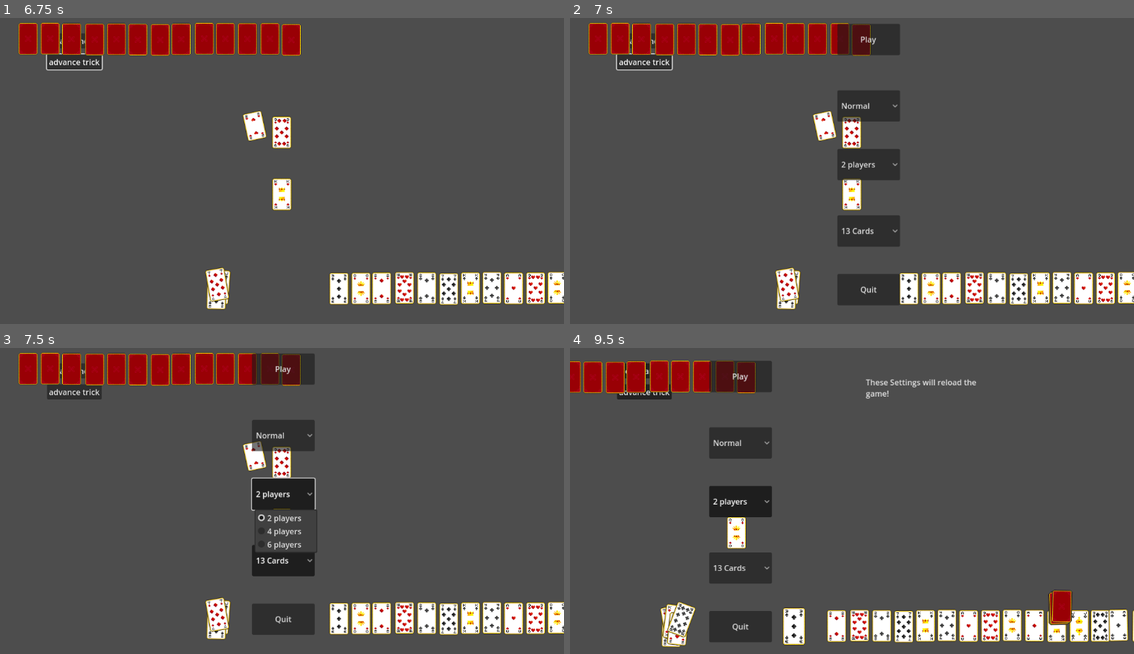
Above: before the commit, frames 1-4 (two rows, left to right).
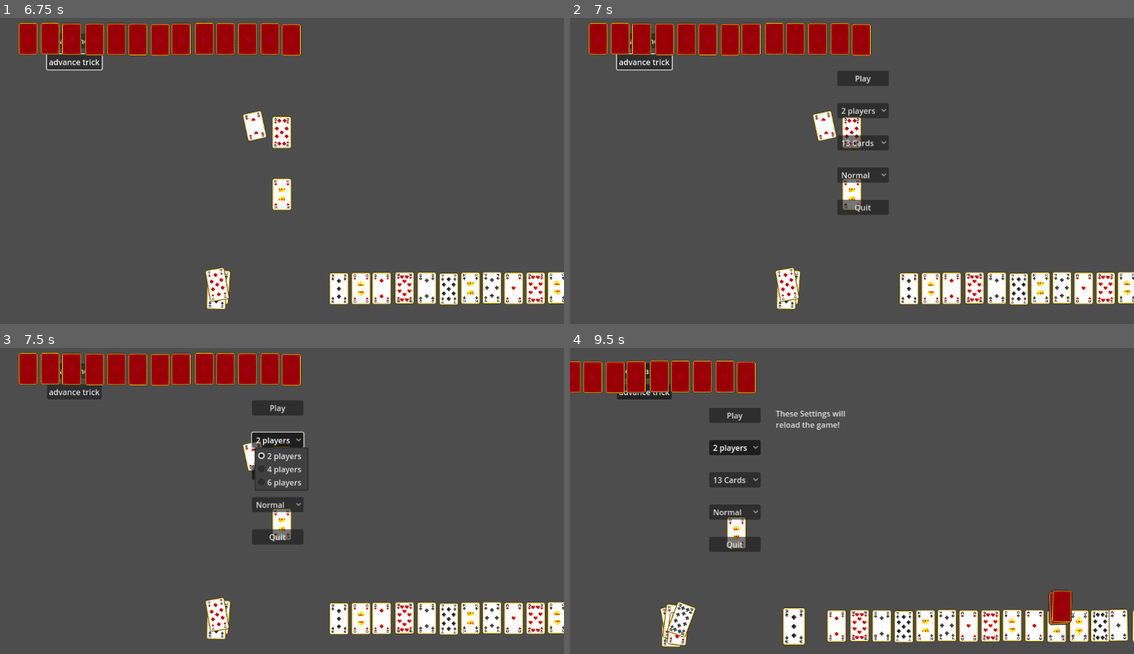
Above: after the commit, the same moments.

Repository: gneeqo/CardInterface2
Game: Godot game, scene res://Game Logic/Scenes/main.tscn
Two runs of this game, one before a commit and one after it. Both use one fixed random seed, a clock stepped at 60 frames per second and the inputs below.
Inputs (mouse positions are in pixels of both pictures, inside the frame that each line leads up to):
- Up to frame 1 (6.75 s): click "Deal Hand" at 0.5 s; click "advance trick" at 1.25 s; click "Deal Hand" at 2 s; click "advance trick" at 2.75 s; click "Deal Hand" at 3.5 s; click "advance trick" at 4.25 s; move the mouse to (456, 278) at 5.02 s; tap A (Automate) at 5.1, 6.6 s; tap Enter at 5.75 s; move the mouse to (270, 290) at 5.77 s; click (270, 290) at 5.85 s; move the mouse to (287, 241) at 6.52 s
- Up to frame 2 (7 s): no input
- Up to frame 3 (7.5 s): click "2 players" at 7.25 s
- Up to frame 4 (9.5 s): move the mouse to (908, 617) at 8.02 s; click (908, 617) at 8.1 s; click "13 Cards" at 8.75 s

Frame 1 is identical in both runs. In frame 2, 6.1% of the frame differs, in the area x 47-59%, y 1-94%; in frame 3, 6.2%; in frame 4, 6.7%, in the area x 24-73%, y 4-97%.

Commit message:
better menu

Diff:
--- a/Game Logic/Scenes/menu.tscn
+++ b/Game Logic/Scenes/menu.tscn
@@ -15,30 +15,22 @@
 offset_bottom = 656.0
 script = ExtResource("1_lti8b")
 
-[node name="Resume" type="Button" parent="Control" groups=["resume_button"]]
+[node name="VBoxContainer" type="VBoxContainer" parent="Control"]
 layout_mode = 0
 offset_left = 512.0
-offset_top = 32.0
-offset_right = 640.0
-offset_bottom = 96.0
+offset_top = 128.0
+offset_right = 617.0
+offset_bottom = 423.0
+theme_override_constants/separation = 35
+
+[node name="Resume" type="Button" parent="Control/VBoxContainer" groups=["resume_button"]]
+layout_mode = 2
 text = "Play"
 script = ExtResource("2_ouk20")
 metadata/_custom_type_script = "uid://lr60ipim4mka"
 
-[node name="Quit" type="Button" parent="Control"]
-layout_mode = 0
-offset_left = 512.0
-offset_top = 544.0
-offset_right = 640.0
-offset_bottom = 608.0
-text = "Quit"
-
-[node name="PlayerNumber" type="OptionButton" parent="Control" groups=["auto_selectable"]]
-layout_mode = 0
-offset_left = 512.0
-offset_top = 288.0
-offset_right = 640.0
-offset_bottom = 352.0
+[node name="PlayerNumber" type="OptionButton" parent="Control/VBoxContainer" groups=["auto_selectable"]]
+layout_mode = 2
 selected = 0
 item_count = 3
 popup/item_0/text = "2 players"
@@ -49,12 +41,8 @@
 popup/item_2/id = 2
 script = ExtResource("3_btpsg")
 
-[node name="CardNum" type="OptionButton" parent="Control" groups=["auto_selectable"]]
-layout_mode = 0
-offset_left = 512.0
-offset_top = 424.0
-offset_right = 640.0
-offset_bottom = 488.0
+[node name="CardNum" type="OptionButton" parent="Control/VBoxContainer" groups=["auto_selectable"]]
+layout_mode = 2
 selected = 0
 item_count = 2
 popup/item_0/text = "13 Cards"
@@ -64,12 +52,8 @@
 script = ExtResource("3_btpsg")
 metadata/_custom_type_script = "uid://b4fp3fw8l5mpo"
 
-[node name="PlaySpeed" type="OptionButton" parent="Control"]
-layout_mode = 0
-offset_left = 512.0
-offset_top = 168.0
-offset_right = 640.0
-offset_bottom = 232.0
+[node name="PlaySpeed" type="OptionButton" parent="Control/VBoxContainer"]
+layout_mode = 2
 selected = 1
 item_count = 4
 popup/item_0/text = "Slow"
@@ -82,26 +66,30 @@
 popup/item_3/id = 3
 script = ExtResource("3_btpsg")
 
+[node name="Quit" type="Button" parent="Control/VBoxContainer"]
+layout_mode = 2
+text = "Quit"
+
 [node name="ReloadWarning" type="RichTextLabel" parent="Control"]
 modulate = Color(1, 1, 1, 0)
-layout_mode = 0
-offset_left = 832.0
-offset_top = 64.0
-offset_right = 1062.0
-offset_bottom = 294.0
+layout_mode = 2
+offset_left = 648.0
+offset_top = 128.0
+offset_right = 848.0
+offset_bottom = 220.0
 text = "These Settings will reload the game!"
 fit_content = true
 
-[connection signal="pressed" from="Control/Resume" to="Control/Resume" method="_on_pressed"]
-[connection signal="self_pressed" from="Control/Resume" to="Control" method="_on_resume_self_pressed"]
-[connection signal="pressed" from="Control/Quit" to="Control" method="_on_quit_pressed"]
-[connection signal="item_selected" from="Control/PlayerNumber" to="Control/PlayerNumber" method="_on_item_selected"]
-[connection signal="self_pressed" from="Control/PlayerNumber" to="Control" method="_on_player_number_self_pressed"]
-[connection signal="self_selected_item" from="Control/PlayerNumber" to="Control" method="_on_player_number_self_selected_item"]
-[connection signal="toggled" from="Control/PlayerNumber" to="Control/PlayerNumber" method="_on_toggled"]
-[connection signal="item_selected" from="Control/CardNum" to="Control/CardNum" method="_on_item_selected"]
-[connection signal="self_selected_item" from="Control/CardNum" to="Control" method="_on_card_num_self_selected_item"]
-[connection signal="item_selected" from="Control/PlaySpeed" to="Control/PlaySpeed" method="_on_item_selected"]
-[connection signal="self_pressed" from="Control/PlaySpeed" to="Control" method="_on_play_speed_self_pressed"]
-[connection signal="self_selected_item" from="Control/PlaySpeed" to="Control" method="_on_play_speed_self_selected_item"]
-[connection signal="toggled" from="Control/PlaySpeed" to="Control/PlaySpeed" method="_on_toggled"]
+[connection signal="pressed" from="Control/VBoxContainer/Resume" to="Control/VBoxContainer/Resume" method="_on_pressed"]
+[connection signal="self_pressed" from="Control/VBoxContainer/Resume" to="Control" method="_on_resume_self_pressed"]
+[connection signal="item_selected" from="Control/VBoxContainer/PlayerNumber" to="Control/VBoxContainer/PlayerNumber" method="_on_item_selected"]
+[connection signal="self_pressed" from="Control/VBoxContainer/PlayerNumber" to="Control" method="_on_player_number_self_pressed"]
+[connection signal="self_selected_item" from="Control/VBoxContainer/PlayerNumber" to="Control" method="_on_player_number_self_selected_item"]
+[connection signal="toggled" from="Control/VBoxContainer/PlayerNumber" to="Control/VBoxContainer/PlayerNumber" method="_on_toggled"]
+[connection signal="item_selected" from="Control/VBoxContainer/CardNum" to="Control/VBoxContainer/CardNum" method="_on_item_selected"]
+[connection signal="self_selected_item" from="Control/VBoxContainer/CardNum" to="Control" method="_on_card_num_self_selected_item"]
+[connection signal="item_selected" from="Control/VBoxContainer/PlaySpeed" to="Control/VBoxContainer/PlaySpeed" method="_on_item_selected"]
+[connection signal="self_pressed" from="Control/VBoxContainer/PlaySpeed" to="Control" method="_on_play_speed_self_pressed"]
+[connection signal="self_selected_item" from="Control/VBoxContainer/PlaySpeed" to="Control" method="_on_play_speed_self_selected_item"]
+[connection signal="toggled" from="Control/VBoxContainer/PlaySpeed" to="Control/VBoxContainer/PlaySpeed" method="_on_toggled"]
+[connection signal="pressed" from="Control/VBoxContainer/Quit" to="Control" method="_on_quit_pressed"]
--- a/Game Logic/Scripts/Menus/menu_functions.gd
+++ b/Game Logic/Scripts/Menus/menu_functions.gd
@@ -7,6 +7,9 @@
 var initial_hand_size_index:int
 
 var reload_level: bool = false
+
+var reload_due_to_player_num = false
+var reload_due_to_hand_size = false
 
 
 func _ready():
@@ -24,7 +27,7 @@
 
 func _on_resume_self_pressed() -> void:
 	if level_loader.menu_done_moving:
-		if reload_level:
+		if reload_due_to_hand_size or reload_due_to_player_num:
 			level_loader.load_scene_at_index(new_player_number_index)
 		level_loader.dispose_main_menu()
 
@@ -37,15 +40,16 @@
 func _on_player_number_self_selected_item(index: int) -> void:
 	new_player_number_index = index
 	if index != initial_player_number_index:
-		reload_level = true
+		reload_due_to_player_num = true
 		var fade_in = BehaviorFactory.fade(1,0.2)
 		fade_in.globalList = 1
 		$ReloadWarning.add_child(fade_in)
 	else:
-		reload_level = false
-		var fade_out = BehaviorFactory.fade(0,0.2)
-		fade_out.globalList = 1
-		$ReloadWarning.add_child(fade_out)
+		reload_due_to_player_num = false
+		if not reload_due_to_hand_size:
+			var fade_out = BehaviorFactory.fade(0,0.2)
+			fade_out.globalList = 1
+			$ReloadWarning.add_child(fade_out)
 
 
 func _on_play_speed_self_pressed() -> void:
@@ -63,12 +67,13 @@
 		1:
 			Referee.hand_size = 6
 	if index != initial_player_number_index:
-		reload_level = true
+		reload_due_to_hand_size = true
 		var fade_in = BehaviorFactory.fade(1,0.2)
 		fade_in.globalList = 1
 		$ReloadWarning.add_child(fade_in)
 	else:
-		reload_level = false
-		var fade_out = BehaviorFactory.fade(0,0.2)
-		fade_out.globalList = 1
-		$ReloadWarning.add_child(fade_out)
+		reload_due_to_hand_size = false
+		if not reload_due_to_player_num:
+			var fade_out = BehaviorFactory.fade(0,0.2)
+			fade_out.globalList = 1
+			$ReloadWarning.add_child(fade_out)
